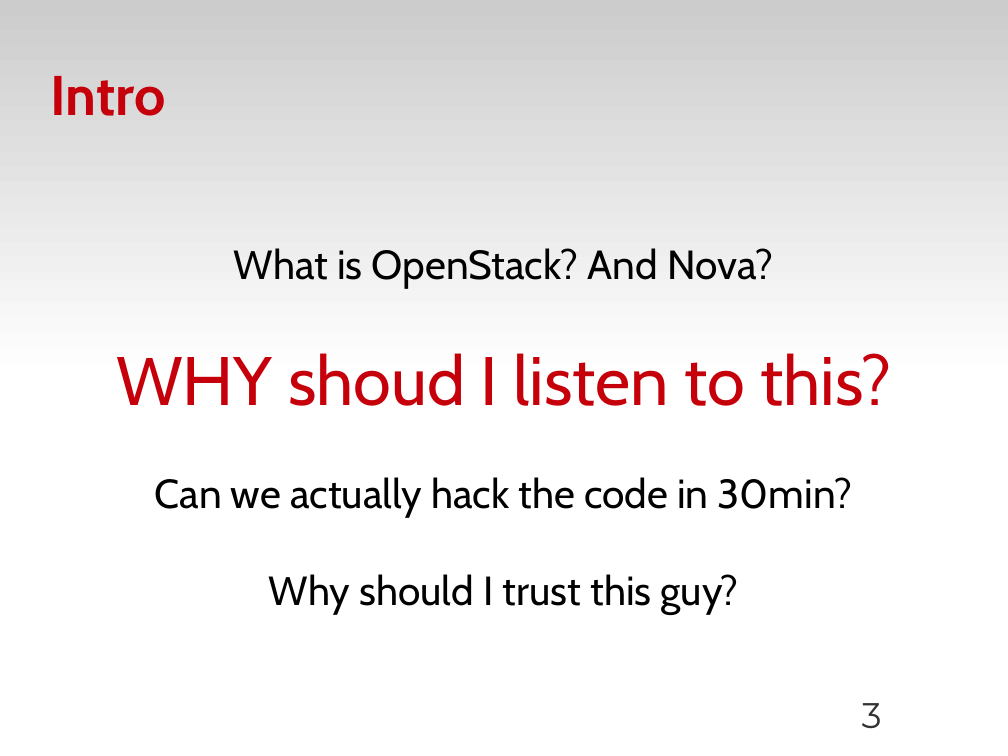
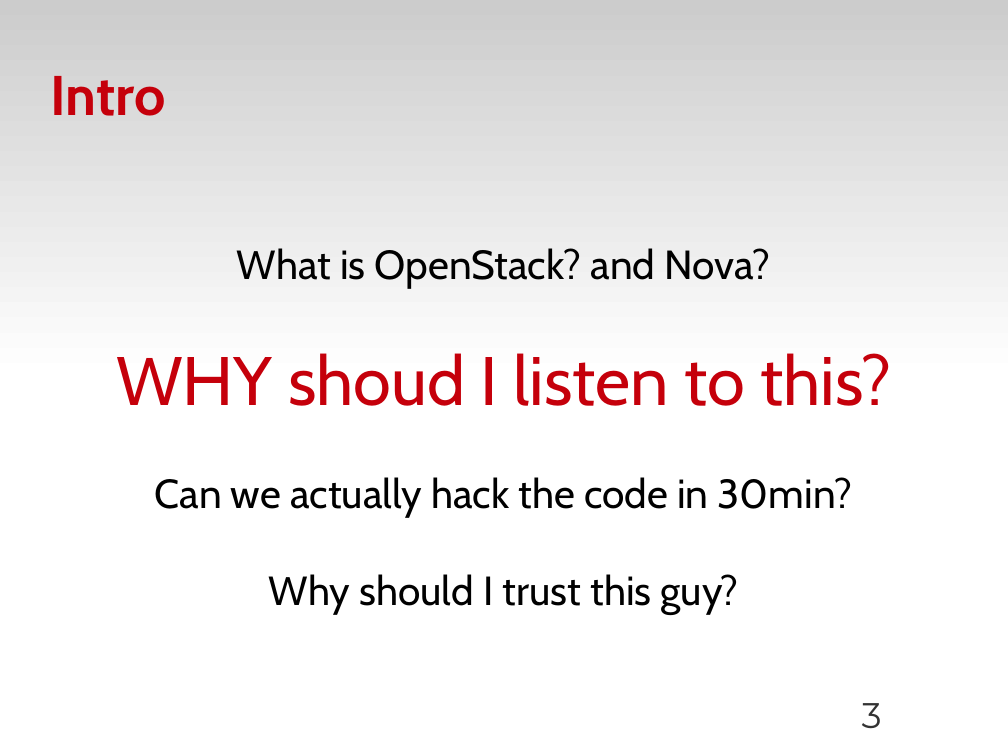
Before and after one commit to zyluo/talk-COSUG-2012, a slide deck: slide 3 of COSUG-2012-LZY.odp. Drawn at 1008x756 pixels with LibreOffice and Linux fonts; fonts in the diff are those of the drawing; background and template pictures are left out. Boxes give left, top, right and bottom in pixels: in the first picture for what was removed or moved away, otherwise in the second. Text is boxed around its words. In the diff, an @@ line names an element or a change of style, - is before the commit and + after.

Commit message:
fix more typos

```diff
--- a/COSUG-2012-LZY.odp
+++ b/COSUG-2012-LZY.odp
@@ subtitle at (x1=237, y1=248, x2=771, y2=288): text changed @@
-What is OpenStack? And Nova?
+What is OpenStack? and Nova?
```
Also in this commit, not shown: 6 other slides changed.
